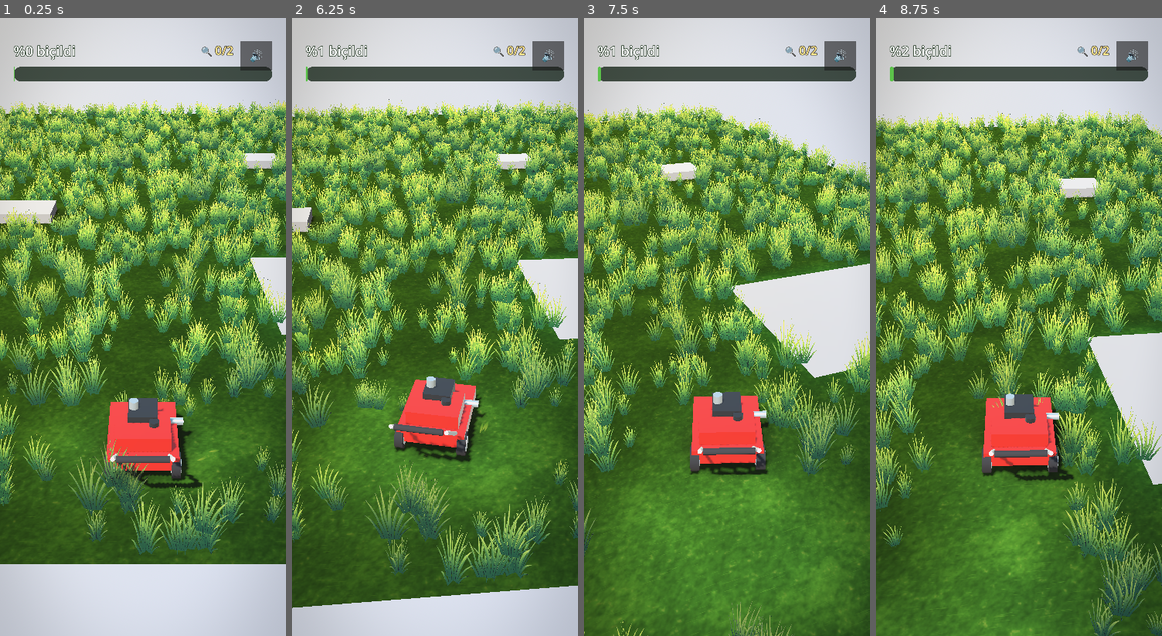
Above: before the commit, frames 1-4 (left to right).
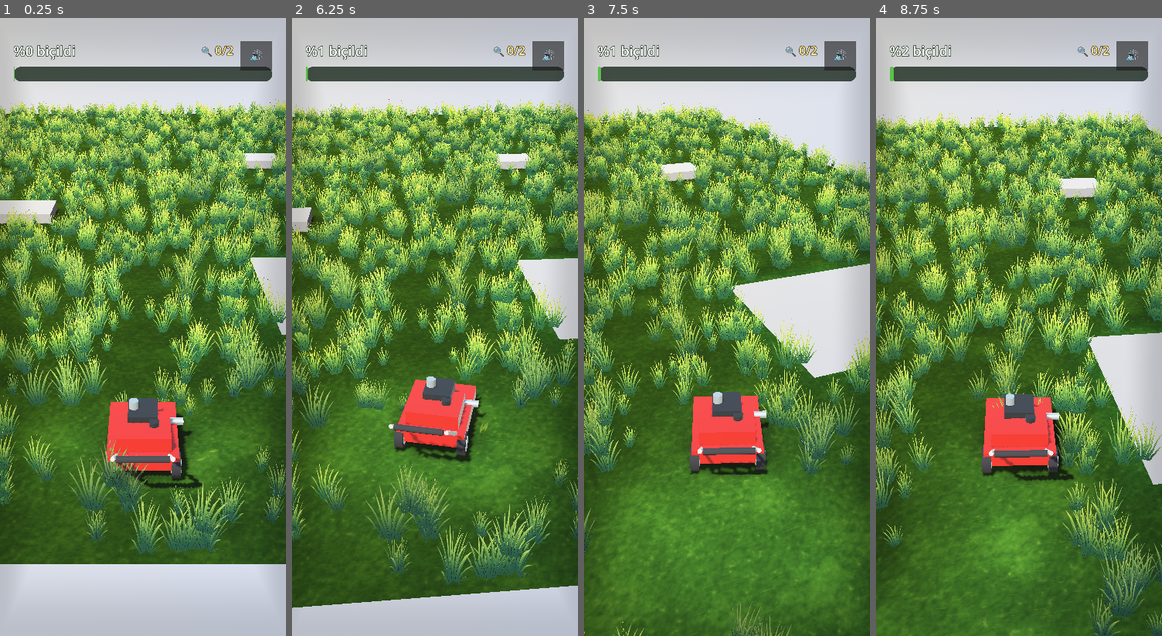
Above: after the commit, the same moments.

Repository: osdeniz/underthelawn
Game: Godot game, scene res://scenes/Main.tscn
Same seed, same stepped clock (60 frames per second), same inputs: the game is played once before the commit and once after it.
Inputs (mouse positions are in pixels of both pictures, inside the frame that each line leads up to):
- Up to frame 1 (0.25 s): no input
- Up to frame 2 (6.25 s): click "🔊" at 0.5 s; click "🔇" at 1.25 s; click "🔊" at 2 s; click "🔇" at 2.75 s; click "🔊" at 3.5 s; click "🔇" at 4.25 s; move the mouse to (497, 296) at 5.02 s; click (497, 296) at 5.17 s; drag from (377, 357) to (420, 450) at 5.77 s
- Up to frame 3 (7.5 s): move the mouse to (755, 191) at 6.52 s; click (755, 191) at 6.67 s; drag from (712, 450) to (641, 234) at 7.27 s
- Up to frame 4 (8.75 s): move the mouse to (1104, 419) at 8.02 s; click (1104, 419) at 8.17 s

The runs differ from the first frame. In frame 1, 3.8% of the frame differs, in the area x 0-100%, y 0-100%; in frame 2, 4.0%; in frame 3, 2.5%; in frame 4, 2.5%.

Commit message:
feat: implement G2 sprint features including secret discovery mechanics and updated screen vignette shader

Diff:
--- a/scripts/game.gd
+++ b/scripts/game.gd
@@ -34,7 +34,9 @@
 
 	model.completed.connect(_on_completed)
 	mower.cells_mown.connect(_on_cells_mown)
-	mower.secret_uncovered.connect(_on_secret_uncovered)
+	# The model is the single source of truth: any path that mows a secret cell
+	# raises the shimmer, not just the mower's own sweep.
+	model.secret_revealed.connect(_on_secret_uncovered)
 	hud.restart_pressed.connect(_restart)
 
 	hud.set_progress(0.0)
--- a/shaders/screen_overlay.gdshader
+++ b/shaders/screen_overlay.gdshader
@@ -15,9 +15,11 @@
 	vec3 tint = mix(warm_color, cool_color, d);
 	float tint_a = mix(warm_strength, cool_strength, d);
 
-	// Vignette: only the outer edge darkens.
-	float r = clamp(length(UV - vec2(0.5)) * 1.4142, 0.0, 1.0);
-	float vig = smoothstep(0.55, 1.05, r) * vignette_strength;
+	// Vignette hugging the frame edges. A circular falloff in UV space burns
+	// the corners on a tall portrait screen, so this uses a rounded box that
+	// treats both axes evenly and only touches the outer band.
+	float edge = max(abs(UV.x - 0.5), abs(UV.y - 0.5)) * 2.0;
+	float vig = smoothstep(0.72, 1.0, edge) * vignette_strength;
 
 	// Composite the tint over the vignette so one quad does both.
 	float out_a = vig + tint_a * (1.0 - vig);
Not shown, changed: README.md
